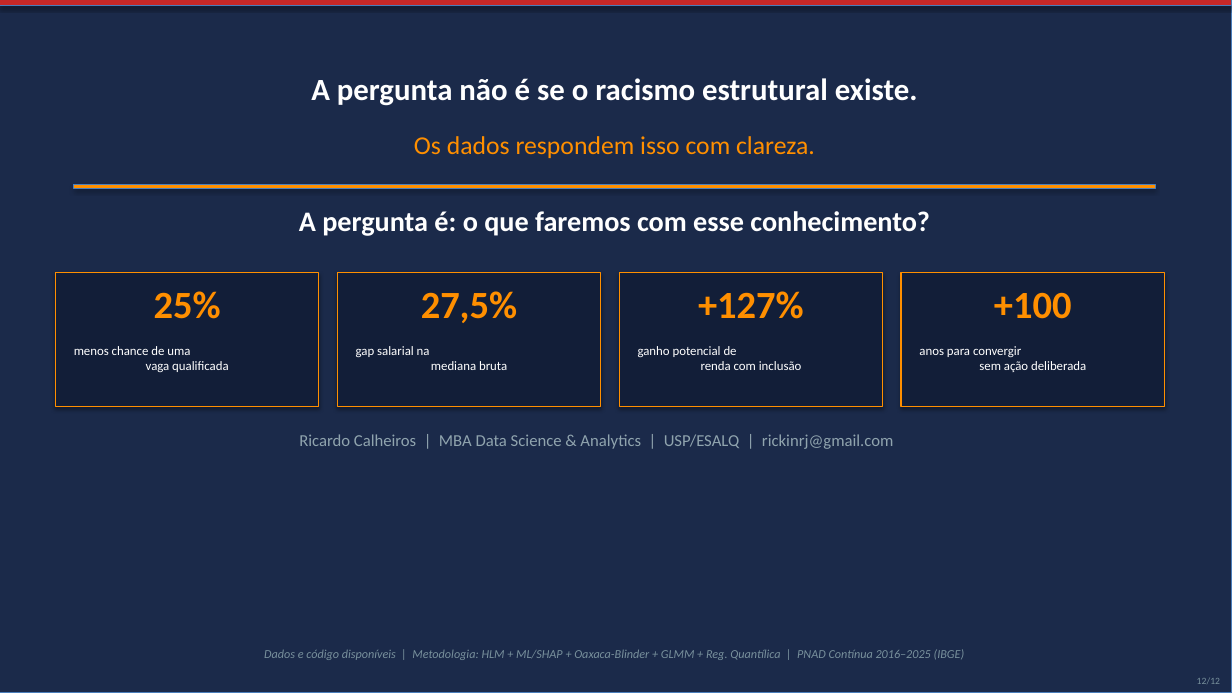
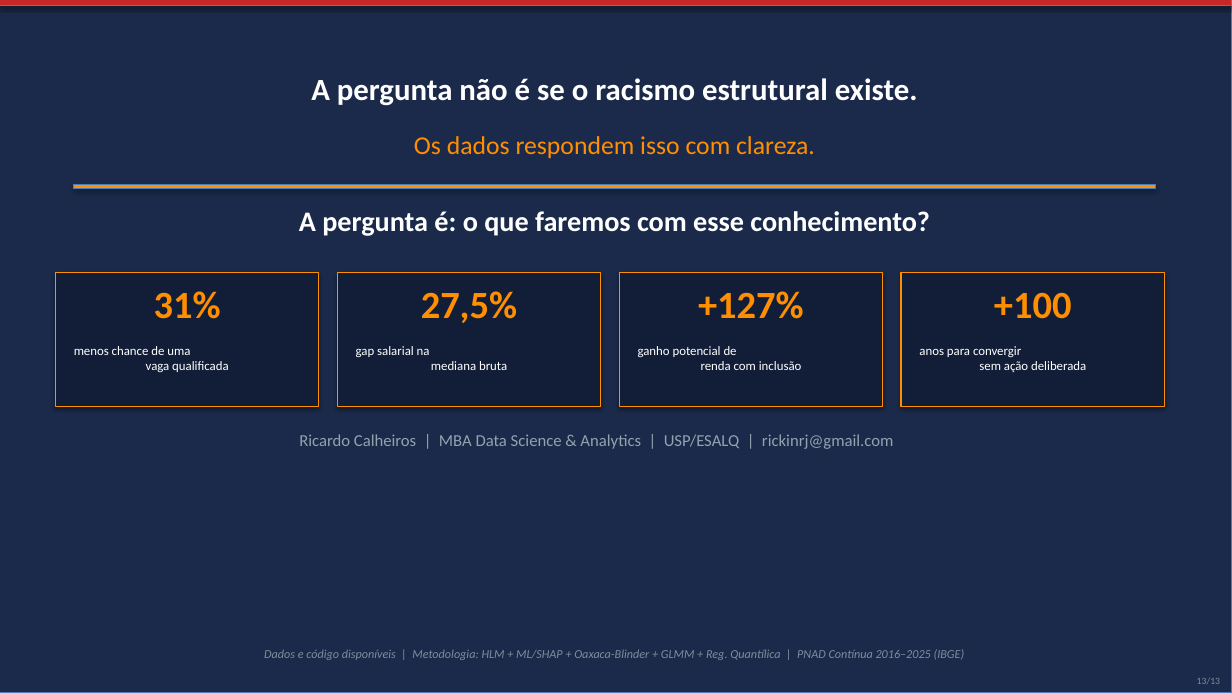
Before and after one commit to rickinrj-ux/ProjetoRacismoPNAD, a slide deck: slide 13 of apresentacao_executiva.pptx (slide 12 before the commit). Drawn at 1232x693 pixels with LibreOffice and Linux fonts; fonts in the diff are those of the drawing. Boxes give left, top, right and bottom in pixels: in the first picture for what was removed or moved away, otherwise in the second. Text is boxed around its words. In the diff, an @@ line names an element or a change of style, - is before the commit and + after.

```diff
--- a/apresentacao_executiva.pptx
+++ b/apresentacao_executiva.pptx
@@ text at (154, 291, 221, 319): text changed @@
-25%
+31%
```
Also in this commit, not shown: 11 other slides changed, 1 slide added, 26 other files.
